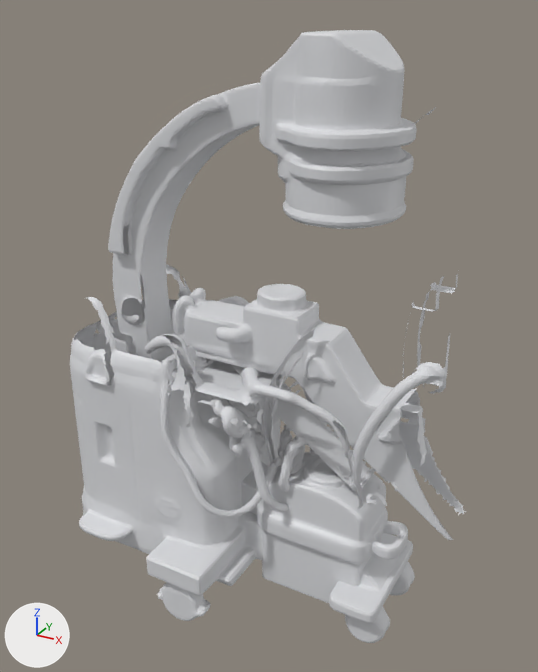
One commit to the glTF model apps/web/public/models/rigs/oec_rig.glb: the scene before it, then after it.
Both versions are drawn from a 50 mm camera at (0.785, -1.868, 0.906) aimed at (-0.266, 0.042, -0.049). The axes (+X, +Y, +Z) are drawn at lower left. The lights are the same throughout. The picture after the commit comes second. Vertices at exactly the same position are counted once.

Objects in the first picture: 'body', 'boom', 'carm'.
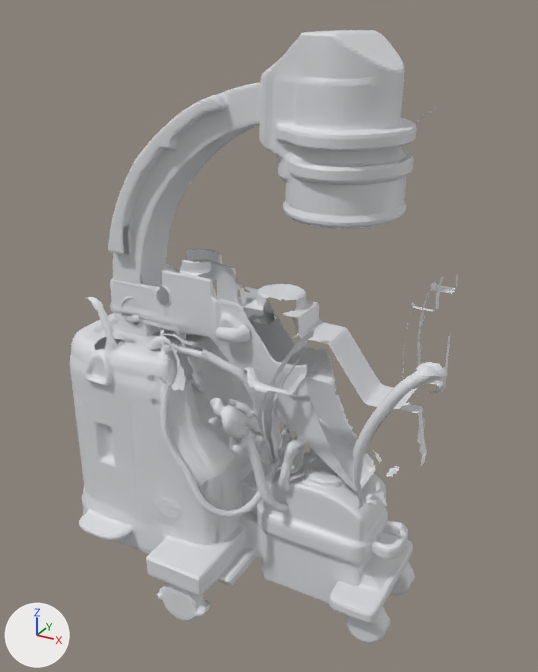
Patch to the scene script:
```diff
--- a/apps/web/public/models/rigs/oec_rig.glb.py
+++ b/apps/web/public/models/rigs/oec_rig.glb.py
@@ me_body @@
 # used by ob_body; location = (0.0, 0.0, 0.0)
-me_body.from_pydata(...)  # 13027 vertices, 25270 faces; spans x -1.0..0.31, y -0.37..0.4, z -0.97..0.74
+me_body.from_pydata(...)  # 11552 vertices, 21934 faces; spans x -1.0..0.31, y -0.37..0.4, z -0.97..0.74
+# me_body part 1: 61 vertices moved within x -0.51..-0.19, y -0.26..0.33, z -0.55..-0.07; 2423 vertices removed from x -0.52..-0.18, y -0.27..0.34, z -0.72..-0.03; 948 vertices added at x -0.91..-0.44, y -0.26..0.3, z -0.19..-0.03
 me_body.materials.append(mat_defaultmaterial)
@@ me_boom @@
 # used by ob_boom; location = (0.0, 0.0, 0.0)
-me_boom.from_pydata(...)  # 5530 vertices, 9931 faces; spans x -0.65..0.406, y -0.263..0.303, z -0.536..0.282
+me_boom.from_pydata(...)  # 2716 vertices, 4576 faces; spans x -0.621..0.335, y -0.226..0.257, z -0.512..0.282
+# me_boom part 2: 13 loose pieces with 73 vertices, spanning x -0.65..-0.162, y -0.255..0.255, z -0.243..-0.159, are deleted
+# me_boom part 3: 2741 vertices removed from x -0.639..0.406, y -0.263..0.303, z -0.536..0.115
+# me_boom part 4: 4576 faces spanning x -0.621..0.335, y -0.226..0.257, z -0.512..0.282 switch from mat_defaultmaterial_001 to mat_defaultmaterial_002
@@ me_column @@
+me_column.from_pydata(...)  # 4936 vertices, 8706 faces; spans x -0.83..0.106, y -0.272..0.346, z -0.727..0.192
+me_column.materials.append(mat_defaultmaterial_001)
@@ ob_column @@
+ob_column = bpy.data.objects.new('column', me_column)
+ob_column.location = (0.0, 0.0, 0.0)
```

What differs and where, as boxes (x1, y1, x2, y2) in the pictures (538 x 672 px):
'boom', reshaped (12% shorter): before (145, 274, 466, 540); after (145, 274, 458, 509)
'column', added: after (110, 248, 376, 547)
part 1 of me_body, built on (mostly hidden afterwards): before (160, 345, 310, 545); after (74, 313, 258, 507)
part 2 of me_boom, deleted: before (168, 381, 301, 429)
part 3 of me_boom, deleted: before (161, 297, 466, 540)
part 4 of me_boom, edited (looks the same): (145, 274, 458, 509) in both
